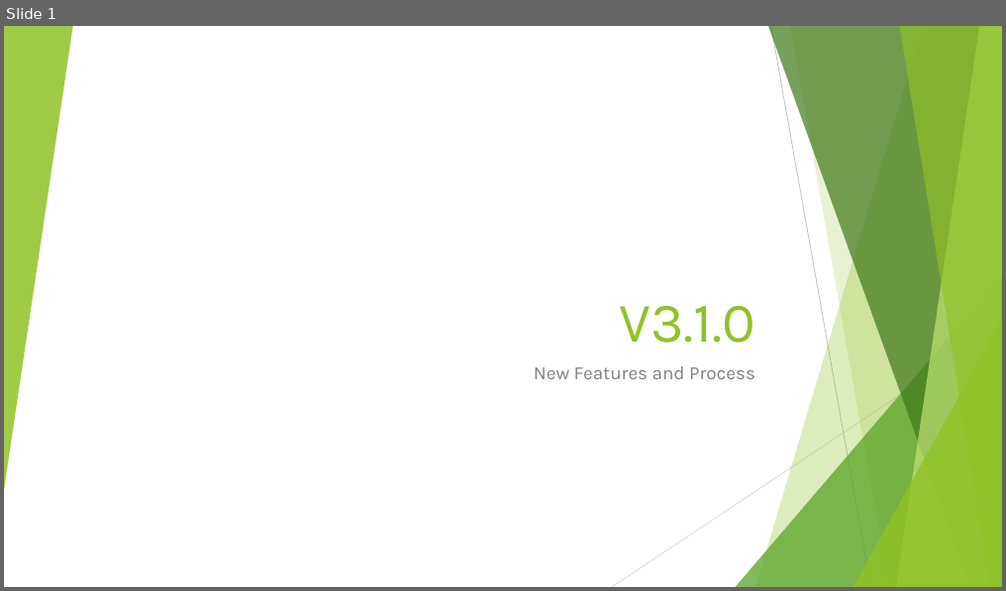
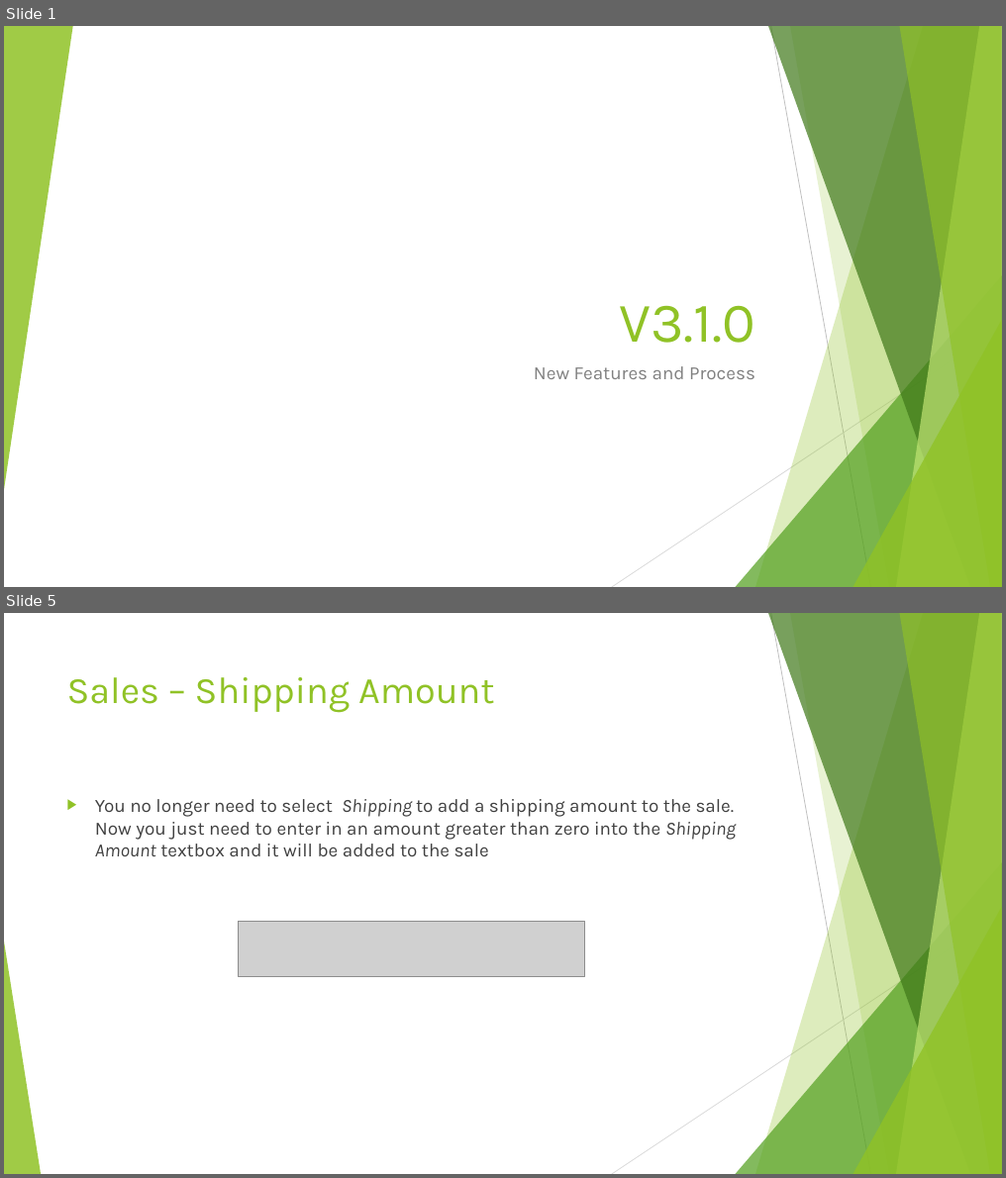
Before and after one commit to SweetSpotProShop/SweetSpot-Documentation, a slide deck: Release Powerpoints/V3.1.0 - WIP.pptx. Shown one above the other, each under a label of ours: slide 1 before the commit, slides 1 and 5 after it; the slides between them are not shown. The pictures are 1006x591 and 1006x1178 pixels, drawn with LibreOffice and Linux fonts; fonts in the diff are those of the drawing; grey boxes stand for pictures. Boxes give left, top, right and bottom in pixels: in the first picture for what was removed or moved away, otherwise in the second. Text is boxed around its words. In the diff, an @@ line names an element or a change of style, - is before the commit and + after.

Commit message:
Two documents added
V3.1.0 - Table comparison: This compares a few tables that share common columns. Shows what the common column names were changed to.
V3.1.0 - Table Updates: This contains the SQL Server queries that will create the "update" statement for when we add columns to the tbl_invoiceItem and tbl_invoiceItemReturns tables

```diff
--- a/Release Powerpoints/V3.1.0 - WIP.pptx
+++ b/Release Powerpoints/V3.1.0 - WIP.pptx
@@ slide 5 added at (x1=4, y1=613, x2=1002, y2=1174), background #FFFFFF; not listed: 9 template elements that a slide beside it also shows @@
@@ title added at (x1=67, y1=677, x2=495, y2=713), 36 pt, text #90C226 @@
+Sales – Shipping Amount
@@ text added at (x1=95, y1=799, x2=736, y2=857), 18 pt, text #404040 @@
+▶ You no longer need to select Shipping to add a shipping amount to the sale. Now you just need to enter in an amount greater than zero into the Shipping Amount textbox and it will be added to the sale
@@ picture added at (x1=239, y1=922, x2=584, y2=977) @@
@@ triangle added at (x1=4, y1=942, x2=41, y2=1174), fill #90C226 at 85% opacity @@
```
Also in this commit, not shown: 7 other slides added, 1 slide removed, 3 other files.
